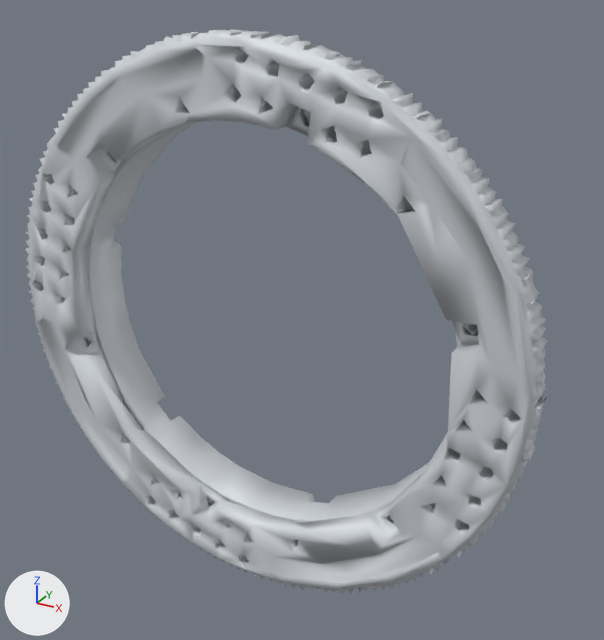
The glTF model cad/advantagescope/Robot_BIOBUZZ/model_2.glb as it was, and as the next commit left it.
Both versions are drawn from a 50 mm camera at (0.02, -0.3939, 0.0896) aimed at (-0.0705, -0.2293, 0.0073). Arrows for +X, +Y and +Z are at lower left; the lights stay in place. The older version comes first.

In view in the first picture: 'part_0'.
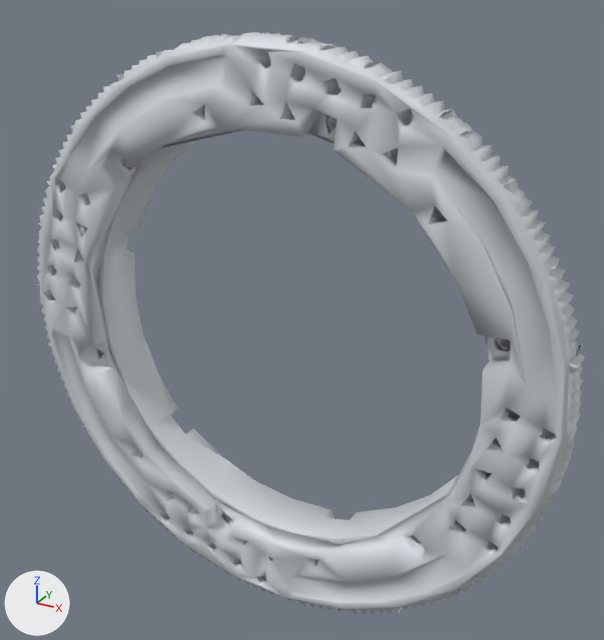
What differs and where, as boxes (x1, y1, x2, y2) in the pictures (604 x 640 px):
'part_0', reshaped: before (25, 29, 547, 594); after (36, 32, 585, 614)
part 1 of me_part_0, rebuilt (not visible afterwards): before (88, 109, 478, 523)
part 2 of me_part_0, rebuilt: before (25, 29, 547, 594); after (36, 32, 585, 614)
part 3 of me_part_0, rebuilt (not visible before): after (98, 117, 510, 545)

Edits to the bpy script that builds the scene:
```text
Change me_part_0:
    used by ob_part_0; location = (0.0, 0.0, 0.0)
    remove me_part_0.from_pydata(...)  # 7228 vertices, 14625 faces; spans x -0.1513..-0.0092, y -0.242..-0.2224, z -0.067..0.075
    add me_part_0.from_pydata(...)  # 6523 vertices, 13218 faces; spans x -0.1431..-0.0015, y -0.2459..-0.2265, z -0.0668..0.0747
    me_part_0 part 1: the loose piece of 4239 vertices spanning x -0.1422..-0.0182, y -0.2358..-0.2224, z -0.0579..0.0659 is rebuilt with 36 vertices and now spans x -0.1358..-0.0094, y -0.236..-0.2273, z -0.0599..0.0672
    me_part_0 part 2: the loose piece of 2924 vertices spanning x -0.1513..-0.0092, y -0.242..-0.2345, z -0.067..0.075 is rebuilt with 2701 vertices and now spans x -0.1431..-0.0015, y -0.2459..-0.2385, z -0.0668..0.0747
    me_part_0 part 3: the loose piece of 65 vertices spanning x -0.1437..-0.0168, y -0.2319..-0.2231, z -0.0593..0.0669 is rebuilt with 3786 vertices and now spans x -0.1347..-0.0101, y -0.2398..-0.2265, z -0.0578..0.0658
```
